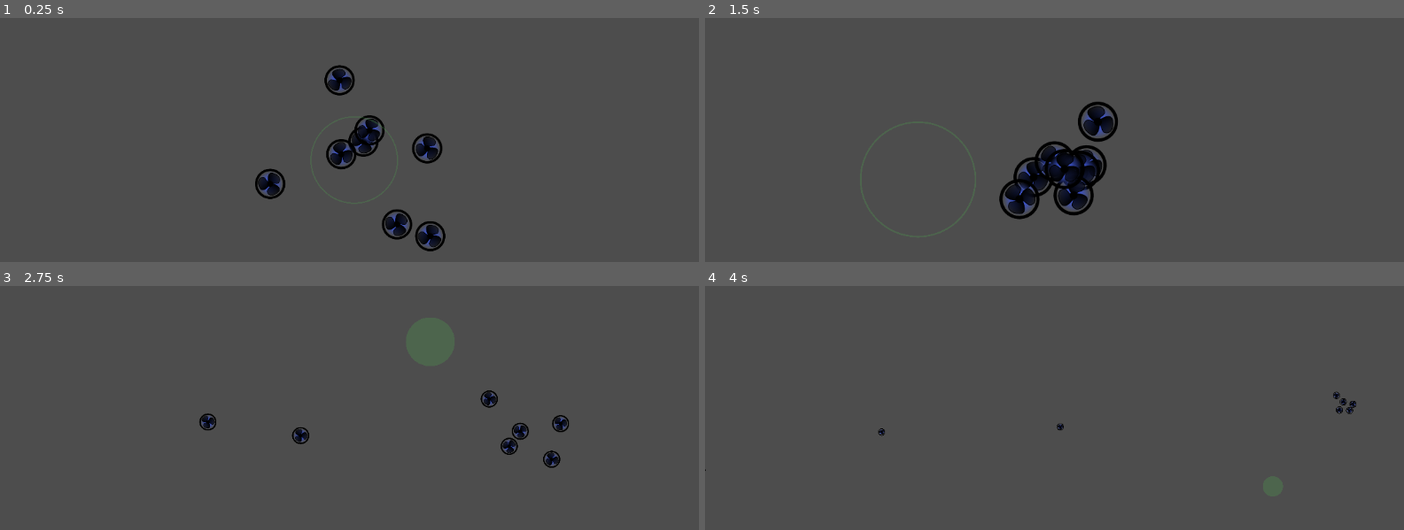
Above: before the commit, frames 1-4 (two rows, left to right).
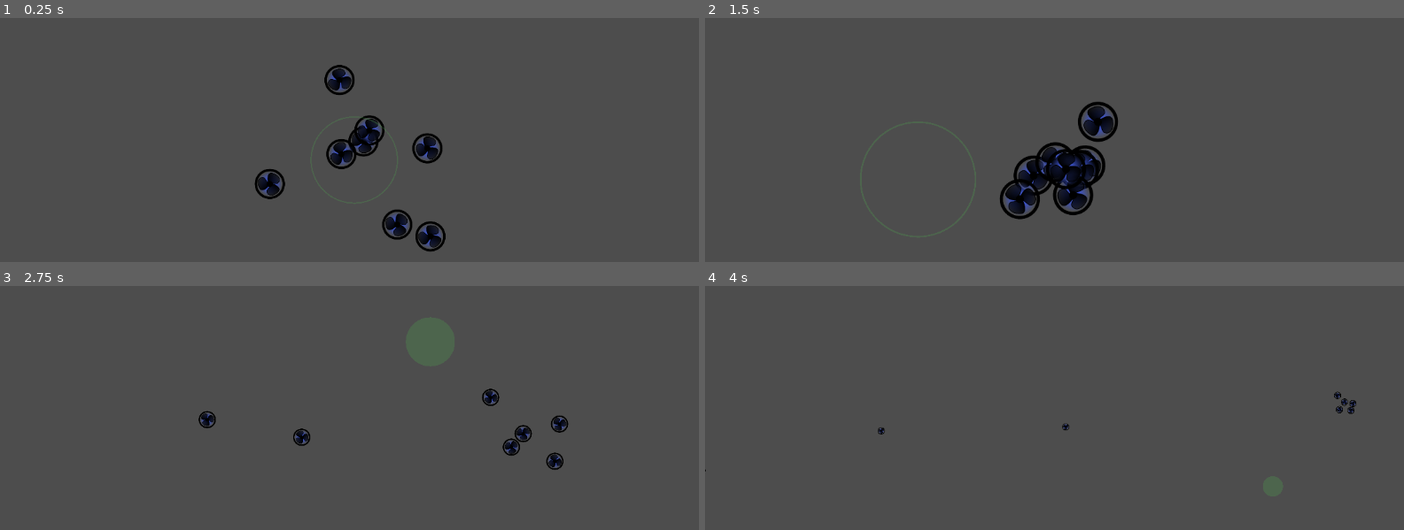
Above: after the commit, the same moments.

Repository: mgiuca/patient-zero
Game: Godot game, scene res://scenes/level.tscn
Two runs of this game, one before a commit and one after it. Both use one fixed random seed, a clock stepped at 60 frames per second and the inputs below.
Inputs (mouse positions are in pixels of both pictures, inside the frame that each line leads up to):
- Up to frame 1 (0.25 s): no input
- Up to frame 2 (1.5 s): move the mouse to (1215, 140) at 0.52 s; press the mouse at (1215, 140) at 0.53 s; move the mouse to (914, 179) at 1.27 s; release the mouse at (914, 179) at 1.28 s; click (914, 179) at 1.35 s
- Up to frame 3 (2.75 s): move the mouse to (426, 339) at 2.02 s; press the mouse at (426, 339) at 2.03 s
- Up to frame 4 (4 s): move the mouse to (1026, 508) at 2.77 s; release the mouse at (1026, 508) at 2.78 s; click (1026, 508) at 2.85 s; move the mouse to (1271, 488) at 3.52 s; press the mouse at (1271, 488) at 3.53 s

The runs differ from the first frame. In frame 1, 0.2% of the frame differs, in the area x 36-64%, y 19-96%; in frame 2, 0.7%; in frame 3, 0.7%, in the area x 28-82%, y 42-76%; in frame 4, 0.1%.

Commit message:
Process bot logic in _process, not _physics_process.
This is not a physics-sensitive computation. Makes it able to handle much larger numbers of bots.

Diff:
--- a/scenes/bot.gd
+++ b/scenes/bot.gd
@@ -14,7 +14,7 @@
 func _ready():
   pass
 
-func _physics_process(delta: float):
+func _process(delta: float):
   # Attract/repel every nearby bot.
   # The TensorCollider is an Area2D with a huge radius collider (as opposed to
   # the Bot's own collider, which is just the size of the bot). This is used to
@@ -57,6 +57,3 @@
     #attraction = -resting_distance*resting_distance / (distance * distance) - 1
   var force : Vector2 = displacement.normalized() * attraction * delta
   other.apply_central_force(force)
-
-func _process(_delta: float):
-  pass
